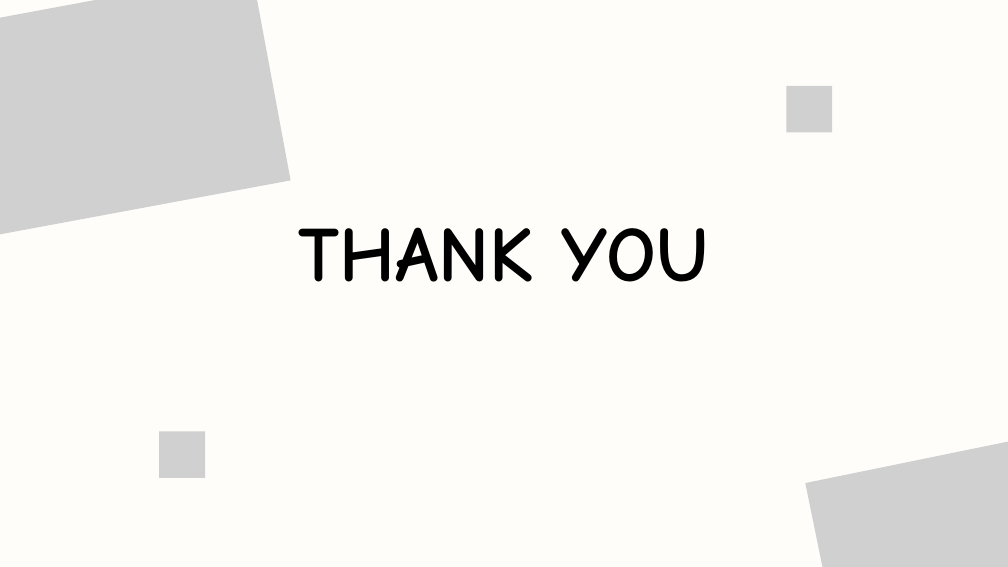
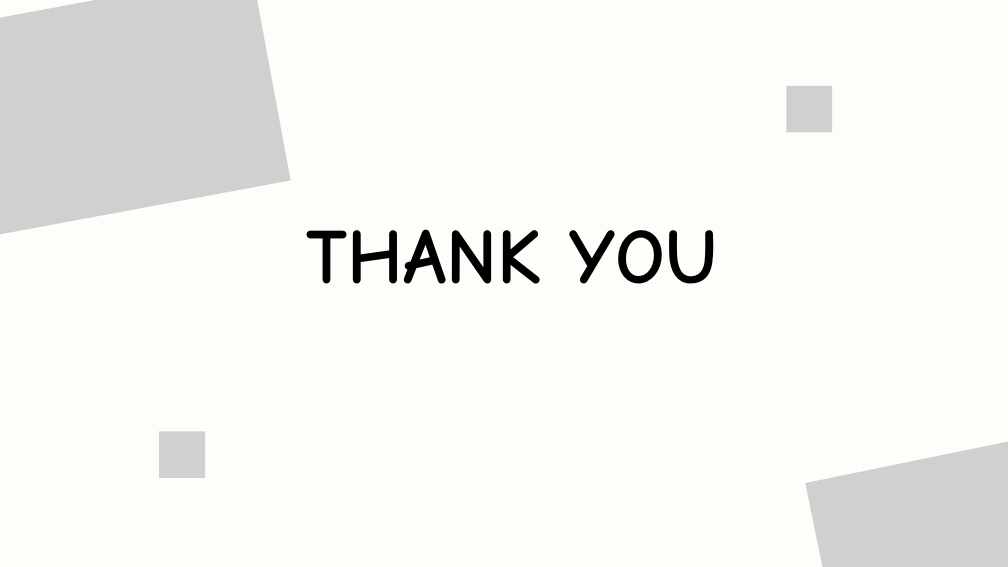
Before and after one commit to challajaswanthreddy09-cell/OS-Final-Hackathon, a slide deck: slide 10 of shared-memory-data-exchange-template.pptx.pptx. Drawn at 1008x567 pixels with LibreOffice and Linux fonts; fonts in the diff are those of the drawing; grey boxes stand for pictures. Boxes give left, top, right and bottom in pixels: in the first picture for what was removed or moved away, otherwise in the second. Text is boxed around its words. In the diff, an @@ line names an element or a change of style, - is before the commit and + after.

```diff
--- a/shared-memory-data-exchange-template.pptx.pptx
+++ b/shared-memory-data-exchange-template.pptx.pptx
@@ text "THANK YOU": place and size @@
-text "THANK YOU" at box(298, 227, 709, 282)
+text "THANK YOU" at box(307, 229, 718, 284)
```
Also in this commit, not shown: 2 other slides changed.
